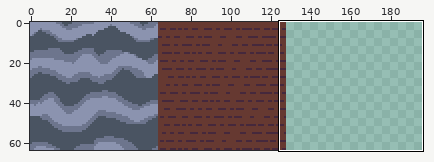
One commit to this pixel-art file: assets/tile_backgrounds.aseprite. Above: a wide view before the commit, with the close-up outlined.
Close-up. First the earlier version:
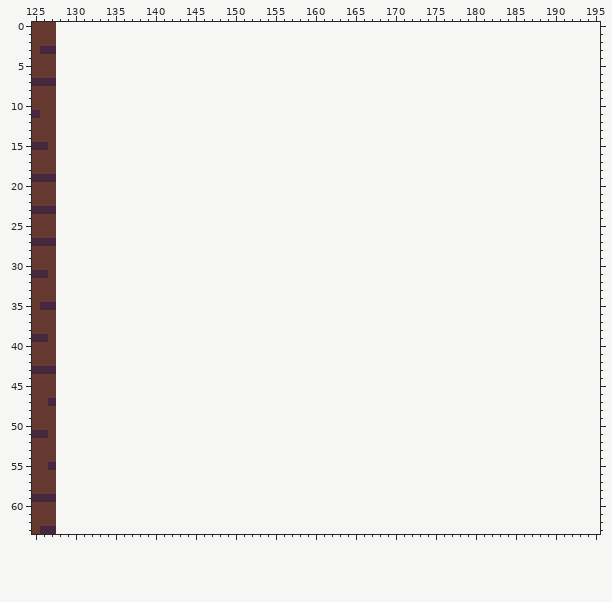
128x64 pixels, 1 frame. Shown: x 125..195, y 0..63. The old version is drawn lined up with the new one, on the new canvas. The wide view leaves out empty margins.
Now the later version:
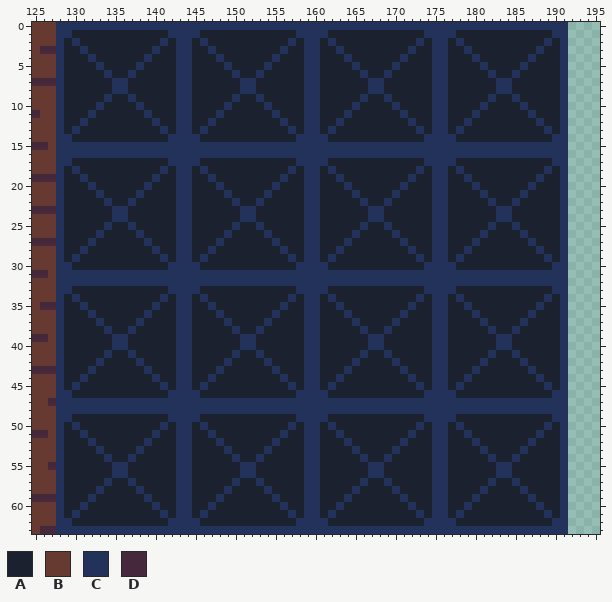
Palette (. is transparent): A #1c2130  B #663931  C #23325b  D #45283c
Difference:
canvas 128x64 -> 256x64
Changed rows in their new state; - is an unchanged pixel.
first column x 128:
 0 CCCCCCCCCCCCCCCCCCCCCCCCCCCCCCCCCCCCCCCCCCCCCCCCCCCCCCCCCCCCCCCC
 1 CCAAAAAAAAAAAACCCCAAAAAAAAAAAACCCCAAAAAAAAAAAACCCCAAAAAAAAAAAACC
 2 CACAAAAAAAAAACACCACAAAAAAAAAACACCACAAAAAAAAAACACCACAAAAAAAAAACAC
 3 CAACAAAAAAAACAACCAACAAAAAAAACAACCAACAAAAAAAACAACCAACAAAAAAAACAAC
 4 CAAACAAAAAACAAACCAAACAAAAAACAAACCAAACAAAAAACAAACCAAACAAAAAACAAAC
 5 CAAAACAAAACAAAACCAAAACAAAACAAAACCAAAACAAAACAAAACCAAAACAAAACAAAAC
 6 CAAAAACAACAAAAACCAAAAACAACAAAAACCAAAAACAACAAAAACCAAAAACAACAAAAAC
 7 CAAAAAACCAAAAAACCAAAAAACCAAAAAACCAAAAAACCAAAAAACCAAAAAACCAAAAAAC
 8 CAAAAAACCAAAAAACCAAAAAACCAAAAAACCAAAAAACCAAAAAACCAAAAAACCAAAAAAC
 9 CAAAAACAACAAAAACCAAAAACAACAAAAACCAAAAACAACAAAAACCAAAAACAACAAAAAC
10 CAAAACAAAACAAAACCAAAACAAAACAAAACCAAAACAAAACAAAACCAAAACAAAACAAAAC
11 CAAACAAAAAACAAACCAAACAAAAAACAAACCAAACAAAAAACAAACCAAACAAAAAACAAAC
12 CAACAAAAAAAACAACCAACAAAAAAAACAACCAACAAAAAAAACAACCAACAAAAAAAACAAC
13 CACAAAAAAAAAACACCACAAAAAAAAAACACCACAAAAAAAAAACACCACAAAAAAAAAACAC
14 CCAAAAAAAAAAAACCCCAAAAAAAAAAAACCCCAAAAAAAAAAAACCCCAAAAAAAAAAAACC
15 CCCCCCCCCCCCCCCCCCCCCCCCCCCCCCCCCCCCCCCCCCCCCCCCCCCCCCCCCCCCCCCC
16 CCCCCCCCCCCCCCCCCCCCCCCCCCCCCCCCCCCCCCCCCCCCCCCCCCCCCCCCCCCCCCCC
17 CCAAAAAAAAAAAACCCCAAAAAAAAAAAACCCCAAAAAAAAAAAACCCCAAAAAAAAAAAACC
18 CACAAAAAAAAAACACCACAAAAAAAAAACACCACAAAAAAAAAACACCACAAAAAAAAAACAC
19 CAACAAAAAAAACAACCAACAAAAAAAACAACCAACAAAAAAAACAACCAACAAAAAAAACAAC
20 CAAACAAAAAACAAACCAAACAAAAAACAAACCAAACAAAAAACAAACCAAACAAAAAACAAAC
21 CAAAACAAAACAAAACCAAAACAAAACAAAACCAAAACAAAACAAAACCAAAACAAAACAAAAC
22 CAAAAACAACAAAAACCAAAAACAACAAAAACCAAAAACAACAAAAACCAAAAACAACAAAAAC
23 CAAAAAACCAAAAAACCAAAAAACCAAAAAACCAAAAAACCAAAAAACCAAAAAACCAAAAAAC
24 CAAAAAACCAAAAAACCAAAAAACCAAAAAACCAAAAAACCAAAAAACCAAAAAACCAAAAAAC
25 CAAAAACAACAAAAACCAAAAACAACAAAAACCAAAAACAACAAAAACCAAAAACAACAAAAAC
26 CAAAACAAAACAAAACCAAAACAAAACAAAACCAAAACAAAACAAAACCAAAACAAAACAAAAC
27 CAAACAAAAAACAAACCAAACAAAAAACAAACCAAACAAAAAACAAACCAAACAAAAAACAAAC
28 CAACAAAAAAAACAACCAACAAAAAAAACAACCAACAAAAAAAACAACCAACAAAAAAAACAAC
29 CACAAAAAAAAAACACCACAAAAAAAAAACACCACAAAAAAAAAACACCACAAAAAAAAAACAC
30 CCAAAAAAAAAAAACCCCAAAAAAAAAAAACCCCAAAAAAAAAAAACCCCAAAAAAAAAAAACC
31 CCCCCCCCCCCCCCCCCCCCCCCCCCCCCCCCCCCCCCCCCCCCCCCCCCCCCCCCCCCCCCCC
32 CCCCCCCCCCCCCCCCCCCCCCCCCCCCCCCCCCCCCCCCCCCCCCCCCCCCCCCCCCCCCCCC
33 CCAAAAAAAAAAAACCCCAAAAAAAAAAAACCCCAAAAAAAAAAAACCCCAAAAAAAAAAAACC
34 CACAAAAAAAAAACACCACAAAAAAAAAACACCACAAAAAAAAAACACCACAAAAAAAAAACAC
35 CAACAAAAAAAACAACCAACAAAAAAAACAACCAACAAAAAAAACAACCAACAAAAAAAACAAC
36 CAAACAAAAAACAAACCAAACAAAAAACAAACCAAACAAAAAACAAACCAAACAAAAAACAAAC
37 CAAAACAAAACAAAACCAAAACAAAACAAAACCAAAACAAAACAAAACCAAAACAAAACAAAAC
38 CAAAAACAACAAAAACCAAAAACAACAAAAACCAAAAACAACAAAAACCAAAAACAACAAAAAC
39 CAAAAAACCAAAAAACCAAAAAACCAAAAAACCAAAAAACCAAAAAACCAAAAAACCAAAAAAC
40 CAAAAAACCAAAAAACCAAAAAACCAAAAAACCAAAAAACCAAAAAACCAAAAAACCAAAAAAC
41 CAAAAACAACAAAAACCAAAAACAACAAAAACCAAAAACAACAAAAACCAAAAACAACAAAAAC
42 CAAAACAAAACAAAACCAAAACAAAACAAAACCAAAACAAAACAAAACCAAAACAAAACAAAAC
43 CAAACAAAAAACAAACCAAACAAAAAACAAACCAAACAAAAAACAAACCAAACAAAAAACAAAC
44 CAACAAAAAAAACAACCAACAAAAAAAACAACCAACAAAAAAAACAACCAACAAAAAAAACAAC
45 CACAAAAAAAAAACACCACAAAAAAAAAACACCACAAAAAAAAAACACCACAAAAAAAAAACAC
46 CCAAAAAAAAAAAACCCCAAAAAAAAAAAACCCCAAAAAAAAAAAACCCCAAAAAAAAAAAACC
47 CCCCCCCCCCCCCCCCCCCCCCCCCCCCCCCCCCCCCCCCCCCCCCCCCCCCCCCCCCCCCCCC
48 CCCCCCCCCCCCCCCCCCCCCCCCCCCCCCCCCCCCCCCCCCCCCCCCCCCCCCCCCCCCCCCC
49 CCAAAAAAAAAAAACCCCAAAAAAAAAAAACCCCAAAAAAAAAAAACCCCAAAAAAAAAAAACC
50 CACAAAAAAAAAACACCACAAAAAAAAAACACCACAAAAAAAAAACACCACAAAAAAAAAACAC
51 CAACAAAAAAAACAACCAACAAAAAAAACAACCAACAAAAAAAACAACCAACAAAAAAAACAAC
52 CAAACAAAAAACAAACCAAACAAAAAACAAACCAAACAAAAAACAAACCAAACAAAAAACAAAC
53 CAAAACAAAACAAAACCAAAACAAAACAAAACCAAAACAAAACAAAACCAAAACAAAACAAAAC
54 CAAAAACAACAAAAACCAAAAACAACAAAAACCAAAAACAACAAAAACCAAAAACAACAAAAAC
55 CAAAAAACCAAAAAACCAAAAAACCAAAAAACCAAAAAACCAAAAAACCAAAAAACCAAAAAAC
56 CAAAAAACCAAAAAACCAAAAAACCAAAAAACCAAAAAACCAAAAAACCAAAAAACCAAAAAAC
57 CAAAAACAACAAAAACCAAAAACAACAAAAACCAAAAACAACAAAAACCAAAAACAACAAAAAC
58 CAAAACAAAACAAAACCAAAACAAAACAAAACCAAAACAAAACAAAACCAAAACAAAACAAAAC
59 CAAACAAAAAACAAACCAAACAAAAAACAAACCAAACAAAAAACAAACCAAACAAAAAACAAAC
60 CAACAAAAAAAACAACCAACAAAAAAAACAACCAACAAAAAAAACAACCAACAAAAAAAACAAC
61 CACAAAAAAAAAACACCACAAAAAAAAAACACCACAAAAAAAAAACACCACAAAAAAAAAACAC
62 CCAAAAAAAAAAAACCCCAAAAAAAAAAAACCCCAAAAAAAAAAAACCCCAAAAAAAAAAAACC
63 CCCCCCCCCCCCCCCCCCCCCCCCCCCCCCCCCCCCCCCCCCCCCCCCCCCCCCCCCCCCCCCC
